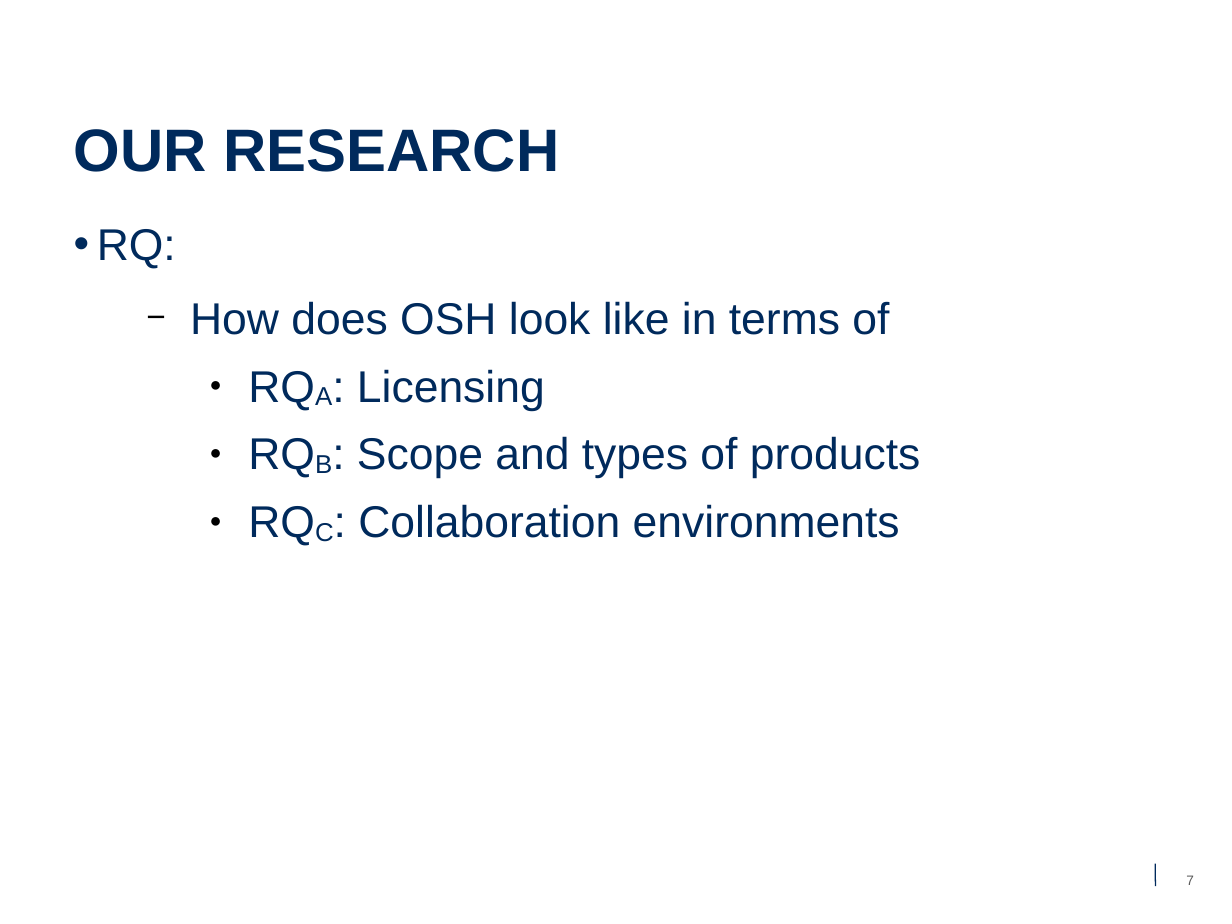
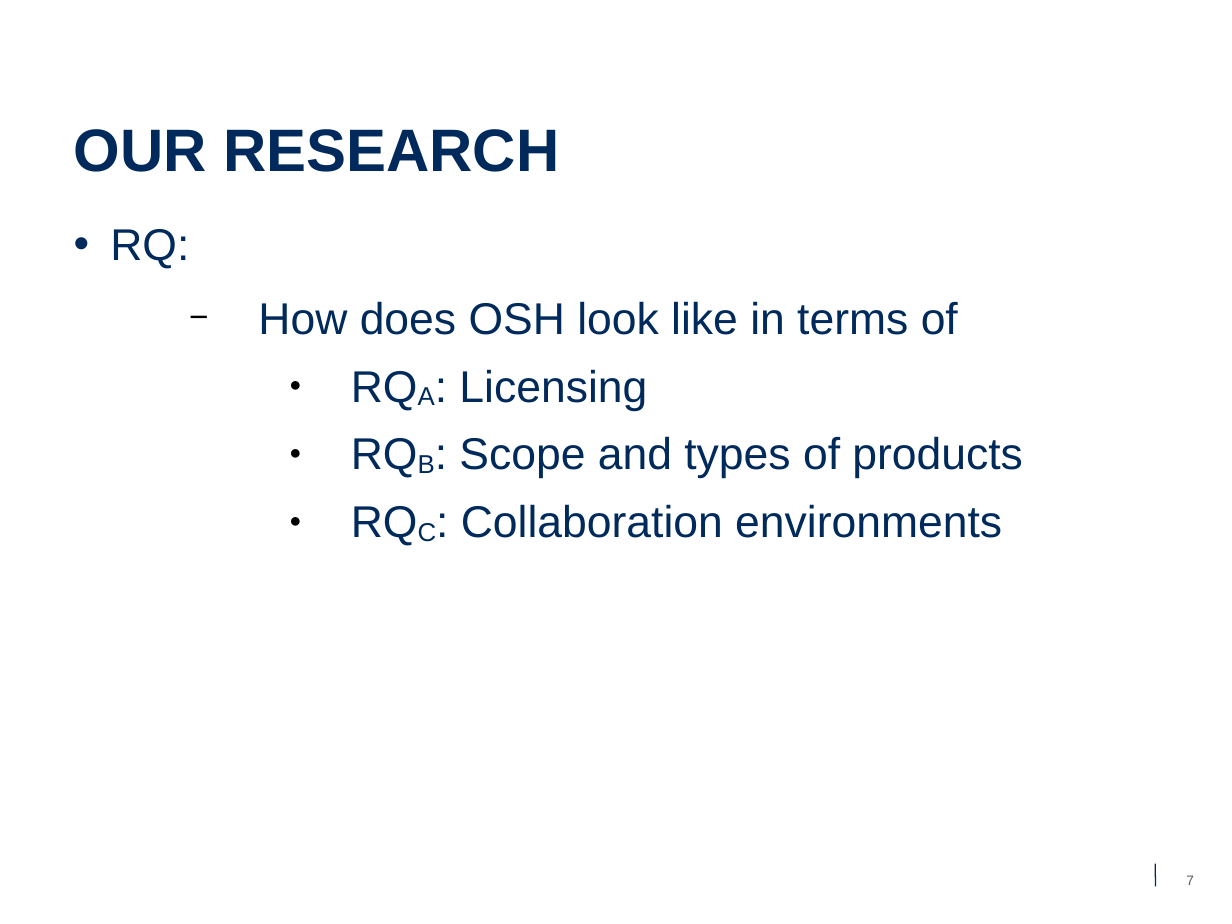
Before and after one commit to aliraeisdanaei/FOSH_Lit_Review, a slide deck: slide 7 of Presentation/presentation_v2.pptx. Drawn at 1232x924 pixels with LibreOffice and Linux fonts; fonts in the diff are those of the drawing; background and template pictures are left out. Boxes give left, top, right and bottom in pixels: in the first picture for what was removed or moved away, otherwise in the second. Text is boxed around its words. In the diff, an @@ line names an element or a change of style, - is before the commit and + after.

```diff
--- a/Presentation/presentation_v2.pptx
+++ b/Presentation/presentation_v2.pptx
@@ text "RQ:" at <box>110,229,1023,538</box>: indent changed @@
```
Also in this commit, not shown: 5 other slides changed, 2 other files.
